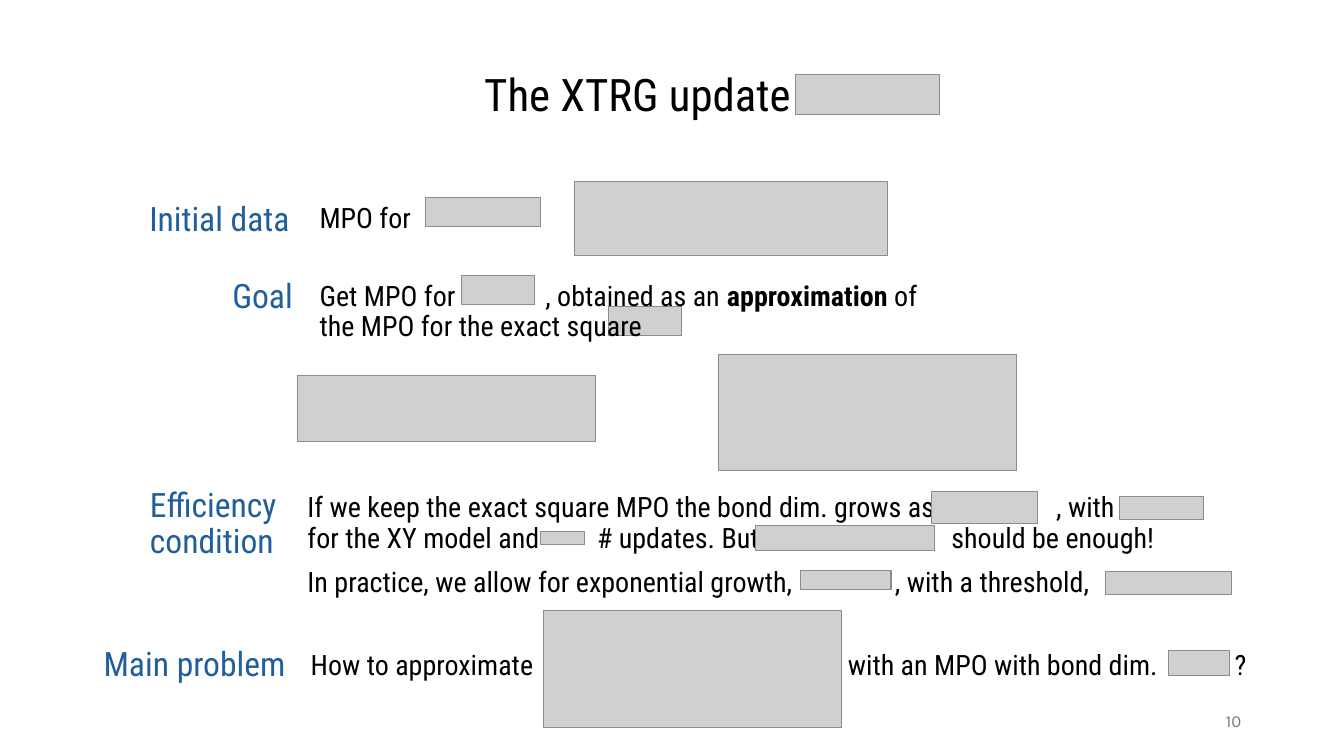
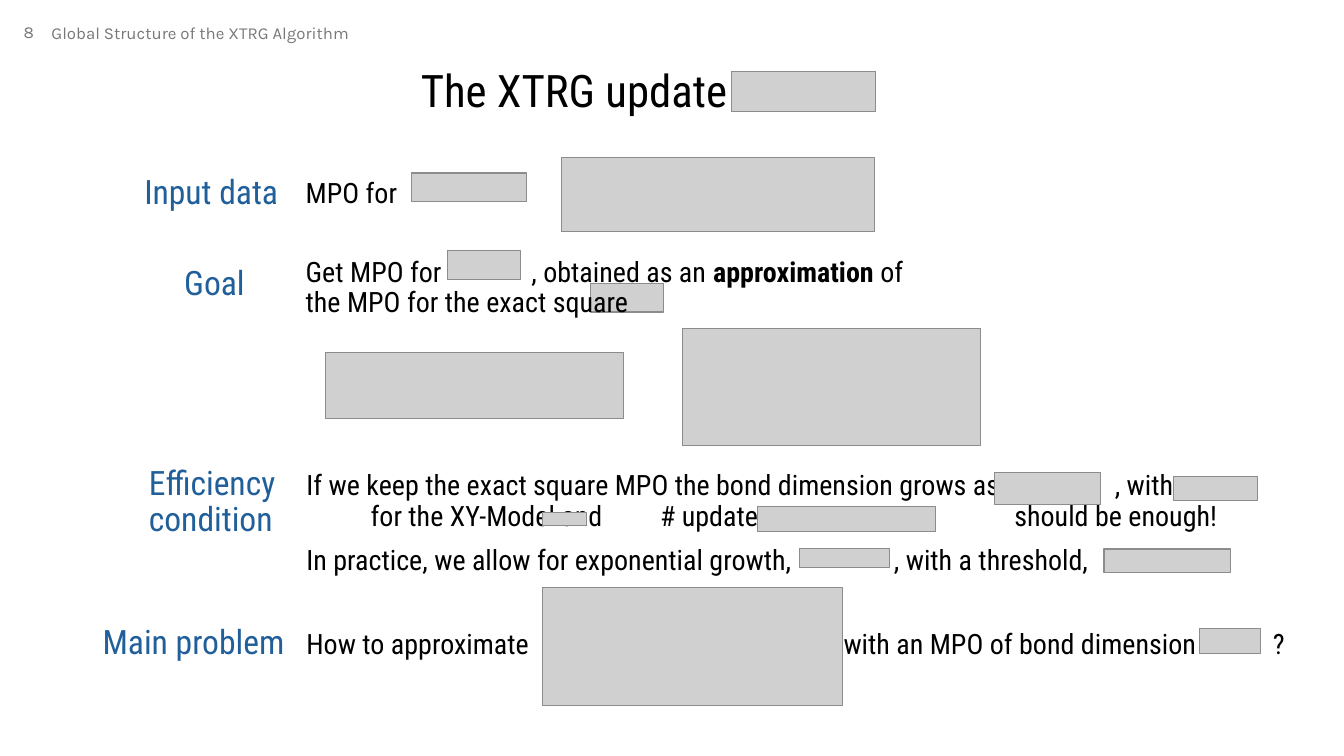
Before and after one commit to MrHighsenberg/XTRG-Algorithm, a slide deck: slide 8 of presentation/Term_Project_XTRG_Presentation.pptx (slide 10 before the commit). Drawn at 1344x756 pixels with LibreOffice and Linux fonts; fonts in the diff are those of the drawing; grey boxes stand for pictures; background and template pictures are left out. Boxes give left, top, right and bottom in pixels: in the first picture for what was removed or moved away, otherwise in the second. Text is boxed around its words. In the diff, an @@ line names an element or a change of style, - is before the commit and + after.

```diff
--- a/presentation/Term_Project_XTRG_Presentation.pptx
+++ b/presentation/Term_Project_XTRG_Presentation.pptx
@@ page number added at (x1=24, y1=27, x2=34, y2=38), 12 pt, text #797979 @@
+8
@@ text added at (x1=51, y1=27, x2=349, y2=43), 12 pt, text #797979 @@
+Global Structure of the XTRG Algorithm
@@ text "The XTRG update" moved from (x1=484, y1=77, x2=791, y2=120) to (x1=421, y1=73, x2=727, y2=116) @@
@@ picture moved from (x1=796, y1=75, x2=940, y2=115) to (x1=732, y1=72, x2=876, y2=112) @@
@@ text at (x1=144, y1=178, x2=278, y2=211): text changed @@
-Initial data
+Input data
@@ 3 pictures, 1 text moved together from (x1=320, y1=181, x2=888, y2=304) to (x1=306, y1=157, x2=875, y2=280) @@
@@ text "Goal" moved from (x1=232, y1=282, x2=292, y2=309) to (x1=184, y1=269, x2=244, y2=296) @@
@@ text "Get MPO for , obtained ..." moved from (x1=320, y1=284, x2=917, y2=342) to (x1=306, y1=260, x2=903, y2=319) @@
@@ picture moved from (x1=609, y1=307, x2=682, y2=336) to (x1=591, y1=283, x2=663, y2=313) @@
@@ picture moved from (x1=719, y1=354, x2=1017, y2=471) to (x1=684, y1=329, x2=982, y2=446) @@
@@ picture moved from (x1=297, y1=375, x2=596, y2=442) to (x1=326, y1=352, x2=624, y2=418) @@
@@ 3 texts, 2 pictures moved together from (x1=104, y1=491, x2=1114, y2=683) to (x1=103, y1=469, x2=1217, y2=661) @@
@@ text at (x1=306, y1=472, x2=1217, y2=533): text changed @@
-If we keep the exact square MPO the bond dim. grows as , with for the XY model and # updates. But should be enough!
+If we keep the exact square MPO the bond dimension grows as , with for the XY-Model and # updates. But should be enough!
@@ picture moved from (x1=932, y1=492, x2=1037, y2=524) to (x1=995, y1=473, x2=1101, y2=505) @@
@@ picture moved from (x1=1120, y1=496, x2=1205, y2=519) to (x1=1174, y1=477, x2=1258, y2=500) @@
@@ 3 pictures moved together from (x1=543, y1=571, x2=1231, y2=728) to (x1=542, y1=548, x2=1230, y2=705) @@
@@ picture moved from (x1=1169, y1=651, x2=1229, y2=676) to (x1=1200, y1=629, x2=1260, y2=653) @@
@@ text at (x1=306, y1=632, x2=1196, y2=660): text changed @@
-How to approximate with an MPO with bond dim. ?
+How to approximate with an MPO of bond dimension ?
@@ page number removed at (x1=1226, y1=716, x2=1241, y2=727) @@
-10
```
Also in this commit, not shown: 12 other slides changed, 1 slide added, 3 slides removed, 11 other files.
